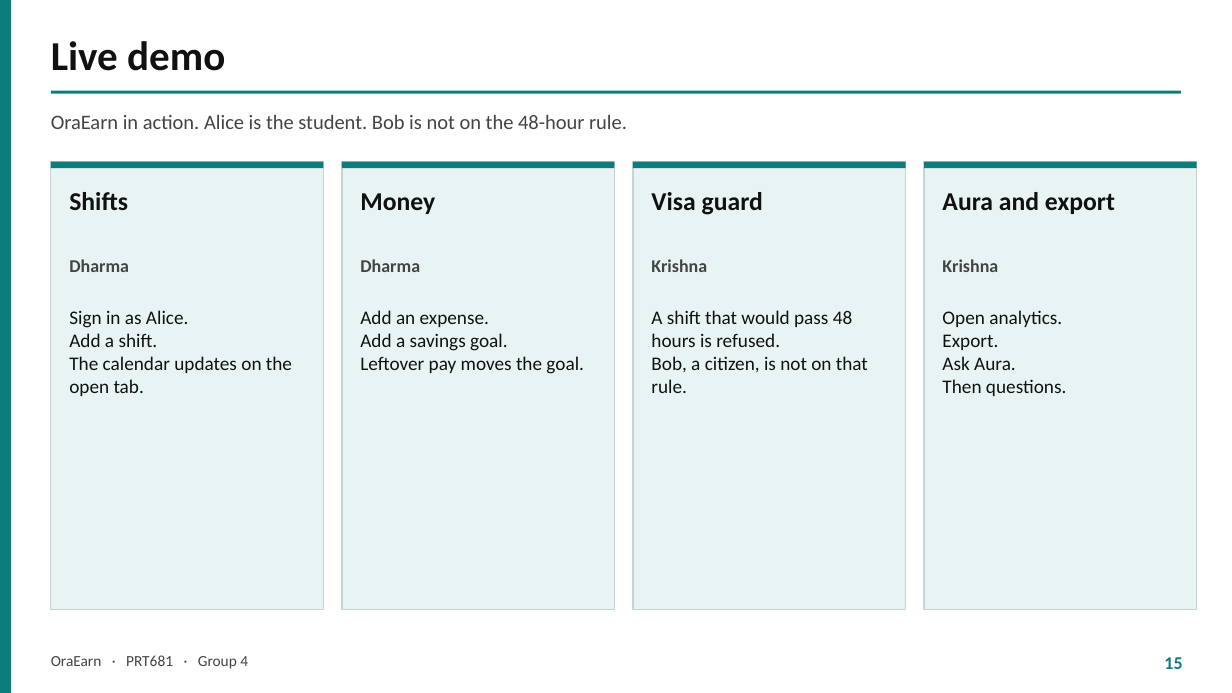
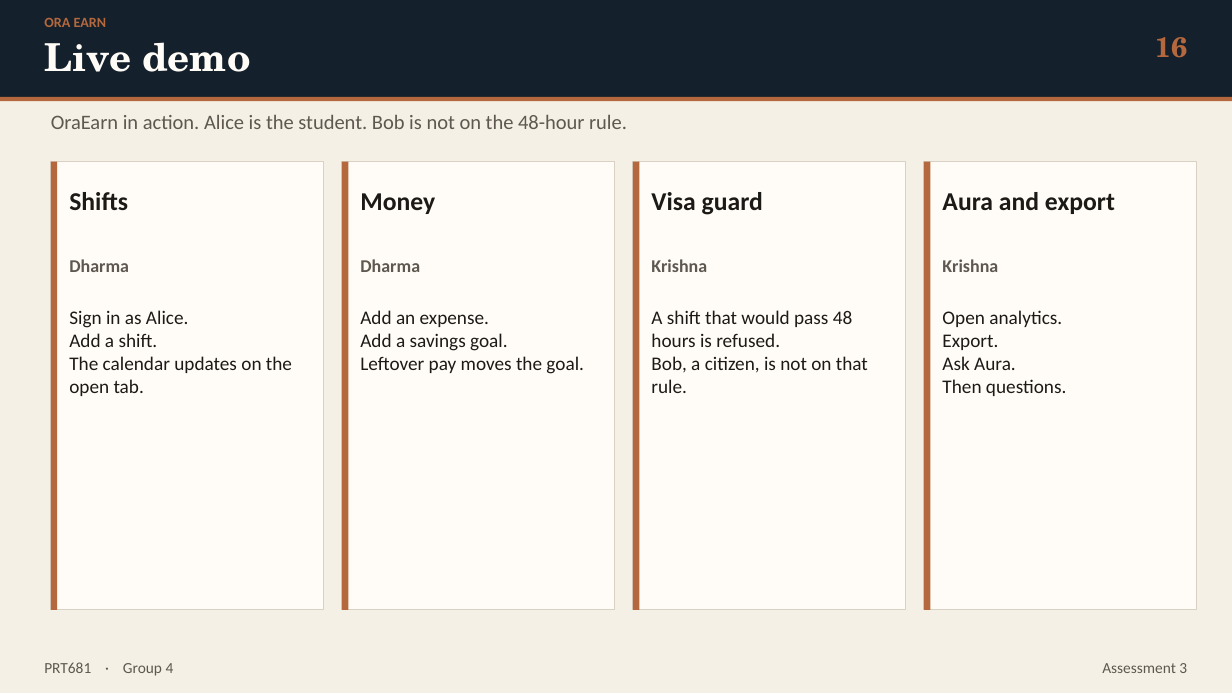
Before and after one commit to itsmekrishnaaaaaa/PRT_681_SYDNEY_GROUP-4, a slide deck: slide 16 of oraEarn-WebApp/docs/presentation/OraEarn-Assessment3-Presentation.pptx (slide 15 before the commit). Drawn at 1232x693 pixels with LibreOffice and Linux fonts; fonts in the diff are those of the drawing. Boxes give left, top, right and bottom in pixels: in the first picture for what was removed or moved away, otherwise in the second. Text is boxed around its words. In the diff, an @@ line names an element or a change of style, - is before the commit and + after.

```diff
--- a/oraEarn-WebApp/docs/presentation/OraEarn-Assessment3-Presentation.pptx
+++ b/oraEarn-WebApp/docs/presentation/OraEarn-Assessment3-Presentation.pptx
@@ rectangle at (0,0,1232,693): fill #FFFFFF to #F4F0E6 @@
@@ rectangle removed at (0,0,11,693) @@
@@ rectangle added at (0,0,1232,97), fill #14202B @@
@@ text added at (44,18,107,27), 11 pt, text #B5683D, bold @@
+ORA EARN
@@ text "Live demo": place and size @@
-text "Live demo" at (51,41,225,71)
+text "Live demo" at (44,42,250,72)
@@ text "Live demo" at (44,42,250,72): size 32 to 30 pt, font Calibri to TeX Gyre Schola, text colour #111111 to #FFFCF7 @@
@@ text added at (1155,37,1187,58), 22 pt, text #B5683D, bold @@
+16
@@ rectangle: place and size @@
-rectangle at (51,91,1181,94)
+rectangle at (0,97,1232,101)
@@ rectangle at (0,97,1232,101): fill #0E7C7B to #B5683D @@
@@ rectangle removed at (51,162,323,168) @@
@@ rectangle added at (51,162,57,610), fill #B5683D @@
@@ rectangle removed at (342,162,615,168) @@
@@ rectangle added at (342,162,348,610), fill #B5683D @@
@@ rectangle removed at (633,162,906,168) @@
@@ rectangle added at (633,162,640,610), fill #B5683D @@
@@ fill #E7F4F3 to #FFFCF7; outline #C5D5D4 1 pt to #D9D1C3 1 pt in 4 elements at (51,162,323,610), (342,162,615,610), (633,162,906,610), (924,162,1197,610) @@
@@ rectangle removed at (924,162,1197,168) @@
@@ rectangle added at (924,162,931,610), fill #B5683D @@
@@ text colour #444444 to #5E5850 in 5 elements at (51,115,627,129), (69,259,129,272), (360,259,420,272), (651,259,707,272), (942,259,998,272) @@
@@ text colour #111111 to #1C1A17 in 8 elements at (69,192,128,210), (69,310,292,396), (360,193,435,214), (360,310,584,374), (651,192,763,215), (651,310,868,393), (942,192,1115,214), (942,310,1066,396) @@
@@ text removed at (1164,657,1182,669) @@
-15
@@ text at (44,662,174,676): text changed; text colour #444444 to #5E5850 @@
-OraEarn · PRT681 · Group 4
+PRT681 · Group 4
@@ text added at (1102,663,1187,673), 12 pt, text #5E5850 @@
+Assessment 3
```
Also in this commit, not shown: 10 other slides changed, 5 slides added, 4 slides removed, 20 other files.
